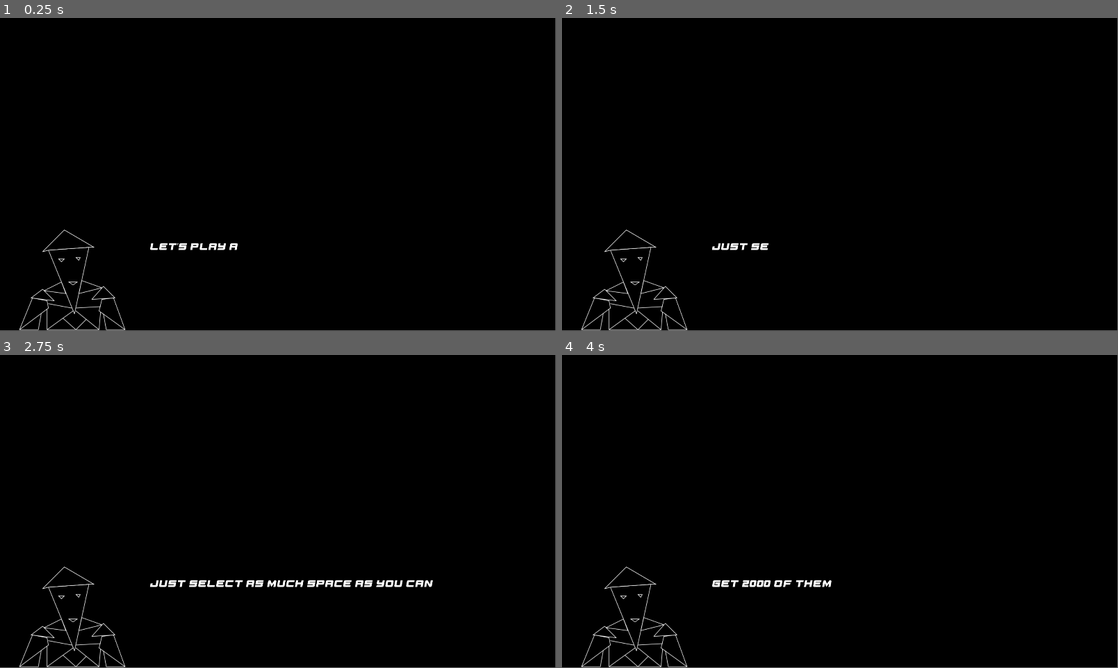
Above: before the commit, frames 1-4 (two rows, left to right).
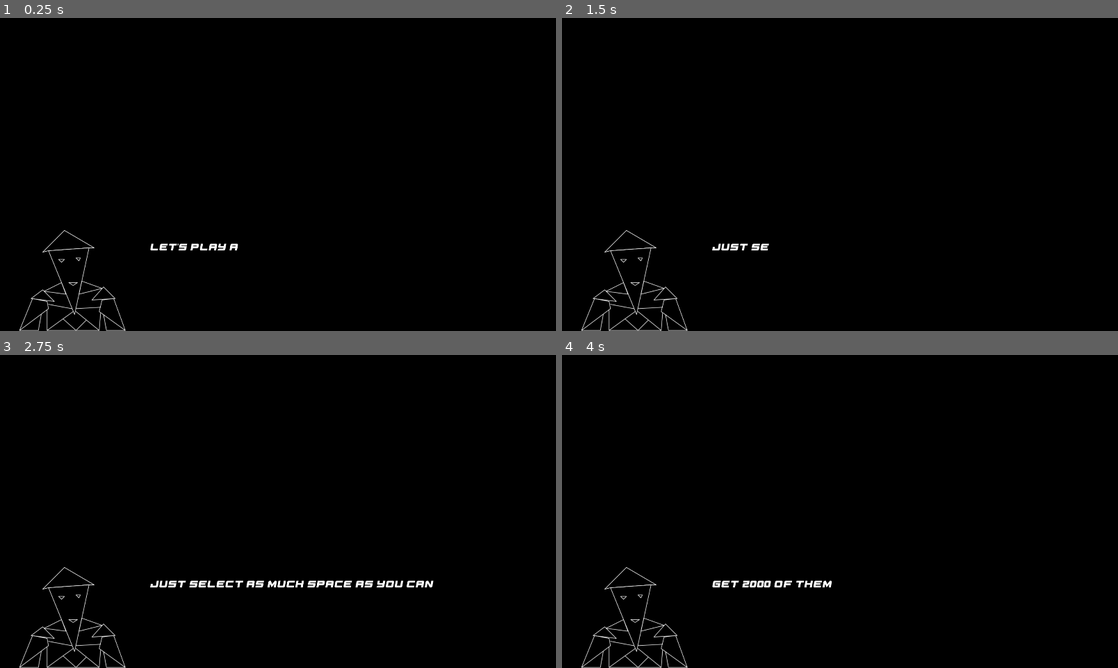
Above: after the commit, the same moments.

Repository: AlexeyBond/old-54-game
Game: Godot game, scene res://gameplay/00_intro1.tscn
Same seed, same stepped clock (60 frames per second), same inputs: the game is played once before the commit and once after it.
Inputs (mouse positions are in pixels of both pictures, inside the frame that each line leads up to):
- Up to frame 1 (0.25 s): no input
- Up to frame 2 (1.5 s): move the mouse to (962, 158) at 0.52 s; press the mouse at (962, 158) at 0.53 s; move the mouse to (728, 190) at 1.27 s; release the mouse at (728, 190) at 1.28 s; click (728, 190) at 1.35 s
- Up to frame 3 (2.75 s): move the mouse to (333, 442) at 2.02 s; press the mouse at (333, 442) at 2.03 s
- Up to frame 4 (4 s): tap Enter at 2.75 s; move the mouse to (812, 574) at 2.77 s; release the mouse at (812, 574) at 2.78 s; click (812, 574) at 2.85 s; move the mouse to (1006, 558) at 3.52 s; press the mouse at (1006, 558) at 3.53 s
In our replay, the window is 799x449 before the commit and 800x450 after it. These sizes can differ from the game's own. Grey fills any space a smaller window leaves; there, only what the larger window draws over its background counts as a difference.

The runs differ from the first frame. In frame 1, 0.9% of the frame differs, in the area x 3-43%, y 67-100%; in frame 2, 0.9%; in frame 3, 1.4%, in the area x 3-78%, y 67-100%; in frame 4, 1.0%.

Commit message:
final fixes

Diff:
--- a/gameplay/99_end.tscn
+++ b/gameplay/99_end.tscn
@@ -1,8 +1,19 @@
-[gd_scene load_steps=2 format=3 uid="uid://did6p0htj7i17"]
+[gd_scene load_steps=3 format=3 uid="uid://did6p0htj7i17"]
 
 [ext_resource type="PackedScene" uid="uid://cvd8dck6meywk" path="res://monolog.tscn" id="1_jt06a"]
 
+[sub_resource type="GDScript" id="GDScript_tarur"]
+script/source = "extends CanvasLayer
+
+
+func _on_monolog_over():
+	get_tree().quit()
+"
+
 [node name="01_intro" type="CanvasLayer"]
+script = SubResource("GDScript_tarur")
 
 [node name="monolog" parent="." instance=ExtResource("1_jt06a")]
 text = Array[String](["Well done!", "I don't have any more ideas", "So, this is [color=red]the end[/color]", "Bye."])
+
+[connection signal="over" from="monolog" to="." method="_on_monolog_over"]
--- a/project.godot
+++ b/project.godot
@@ -24,6 +24,8 @@
 window/size/viewport_width=1920
 window/size/viewport_height=1080
 window/size/mode=3
+window/stretch/mode="viewport"
+window/stretch/aspect="keep_width"
 
 [editor]
 
--- a/reloader.gd
+++ b/reloader.gd
@@ -1,5 +1,5 @@
 extends Node
 
-func _process(delta):
+func _process(_delta):
 	if Input.is_action_just_pressed("reload"):
 		get_tree().change_scene_to_file("res://gameplay/00_intro1.tscn")
Not shown, added: export_presets.cfg
Not shown, changed: .gitignore
